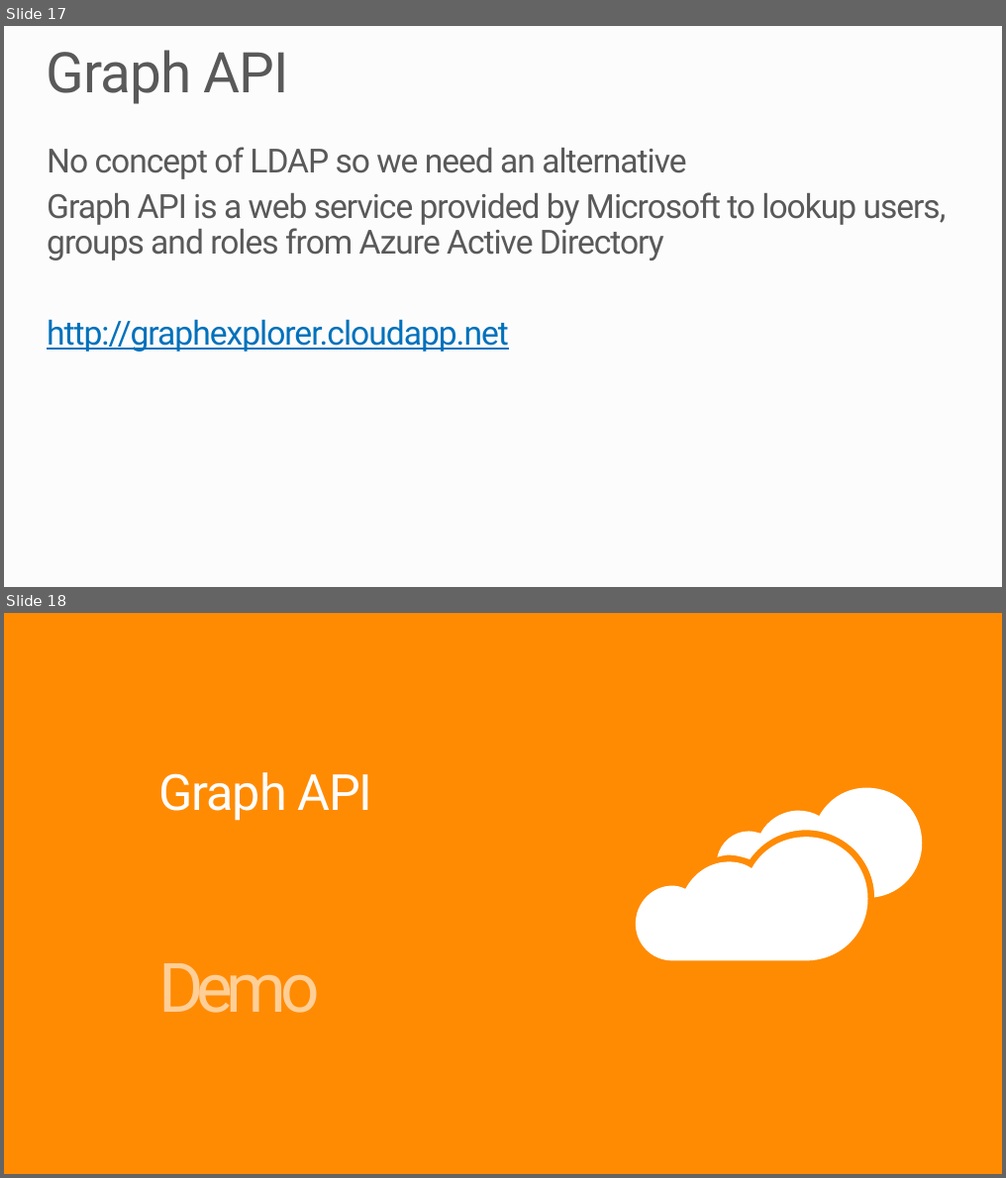
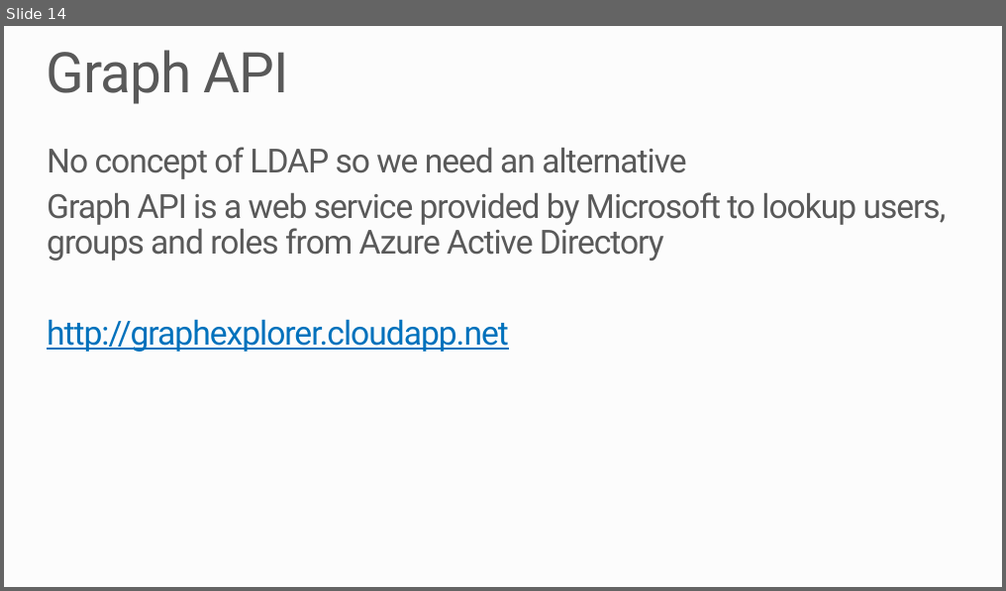
Before and after one commit to MRCollective/WindowsAzureBootcampPerth2014, a slide deck: 7_Authentication/Authentication.pptx. Shown one above the other, each under a label of ours: slides 17 and 18 before the commit, slide 14 after it. The pictures are 1006x1178 and 1006x591 pixels, drawn with LibreOffice and Linux fonts; fonts in the diff are those of the drawing; background and template pictures are left out. Boxes give left, top, right and bottom in pixels: in the first picture for what was removed or moved away, otherwise in the second. Text is boxed around its words. In the diff, an @@ line names an element or a change of style, - is before the commit and + after.

```diff
--- a/7_Authentication/Authentication.pptx
+++ b/7_Authentication/Authentication.pptx
@@ slide 18 removed at [4, 613, 1002, 1174], background #FF8A00 @@
@@ title removed at [158, 772, 372, 821] @@
-Graph API
@@ freeform shape removed at [718, 788, 923, 898] @@
@@ freeform shape removed at [636, 837, 868, 961] @@
@@ text removed at [158, 963, 319, 1013] @@
-Demo
@@ what was slide 17 is now slide 14 @@
```
Also in this commit, not shown: 8 slides changed, 7 slides added, 16 other slides removed, 5 other files.
